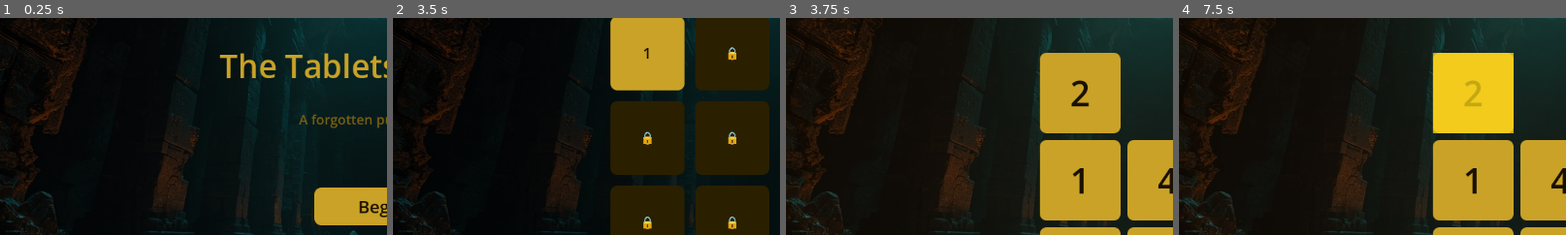
Above: before the commit, frames 1-4 (left to right).
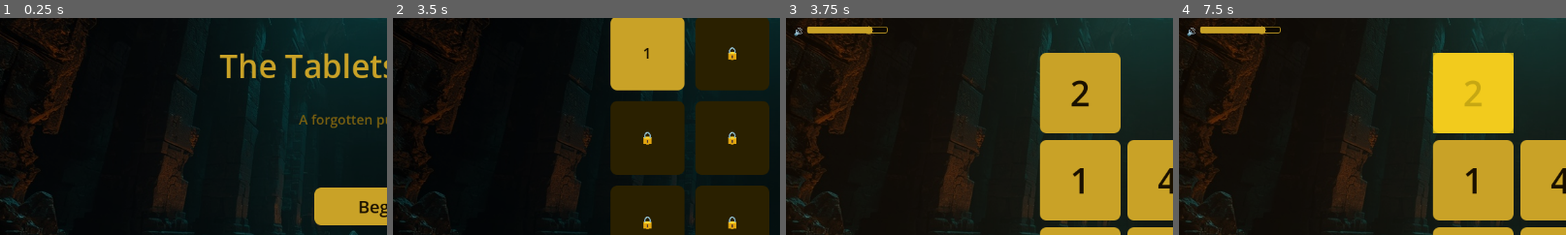
Above: after the commit, the same moments.

Repository: teologoeretico1975/LeTavoleDiAshan
Game: Godot game, scene res://scenes/ui/MainMenu.tscn
Two runs of this game, one before a commit and one after it. Both use one fixed random seed, a clock stepped at 60 frames per second and the inputs below.
Inputs (mouse positions are % of the whole screen's width and height, from its top left):
- Up to frame 1 (0.25 s): no input
- Up to frame 2 (3.5 s): click "Begin" at 0.5 s; click (50, 19) at 1.25 s; click "< Chapters" at 2 s; click (50, 19) at 2.75 s
- Up to frame 3 (3.75 s): click "1" at 3.5 s
- Up to frame 4 (7.5 s): click "< Map" at 4.25 s; click "< Chapters" at 5 s; click (50, 19) at 5.75 s; click "1" at 6.5 s; click "Hint (Free 3/3)" at 7.25 s
The pictures show only the part of the screen within x 1-51%, y 13-63%; the shares and areas given below are measured in that part.

Frames 1-2 are identical in both runs. In frame 3, 0.6% of the frame differs, in the area x 2-27%, y 3-9%; in frame 4, 0.6%.

Commit message:
Add volume slider to GameBoard HUD; share grabber texture pattern
Co-Authored-By: Claude Sonnet 4.6 <noreply@anthropic.com>

Diff:
--- a/scripts/ui/GameBoard.gd
+++ b/scripts/ui/GameBoard.gd
@@ -958,6 +958,70 @@
 	add_child(btn)
 
 	btn.pressed.connect(_on_back_pressed)
+	_setup_volume_slider()
+
+
+func _setup_volume_slider() -> void:
+	var am: Node = get_node_or_null("/root/AudioManager")
+	var init_val: float = (am.get_volume() if am != null else 0.8) * 100.0
+
+	var hbox := HBoxContainer.new()
+	hbox.add_theme_constant_override("separation", 6)
+	hbox.position = Vector2(20.0, 90.0)
+	hbox.size     = Vector2(160.0, 24.0)
+	add_child(hbox)
+
+	var icon := Label.new()
+	icon.text = "🔊"
+	icon.add_theme_font_size_override("font_size", 14)
+	icon.add_theme_color_override("font_color", COL_TILE)
+	icon.mouse_filter = Control.MOUSE_FILTER_IGNORE
+	hbox.add_child(icon)
+
+	var slider := HSlider.new()
+	slider.min_value = 0.0
+	slider.max_value = 100.0
+	slider.step      = 1.0
+	slider.value     = init_val
+	slider.custom_minimum_size = Vector2(120, 20)
+	slider.add_theme_constant_override("grabber_offset", 0)
+
+	var style_bg := StyleBoxFlat.new()
+	style_bg.bg_color = Color(0.05, 0.03, 0.0, 0.85)
+	style_bg.border_color = COL_TILE
+	style_bg.border_width_left = 1; style_bg.border_width_right  = 1
+	style_bg.border_width_top  = 1; style_bg.border_width_bottom = 1
+	style_bg.corner_radius_top_left    = 3; style_bg.corner_radius_top_right    = 3
+	style_bg.corner_radius_bottom_left = 3; style_bg.corner_radius_bottom_right = 3
+	style_bg.content_margin_left  = 2; style_bg.content_margin_right  = 2
+	style_bg.content_margin_top   = 5; style_bg.content_margin_bottom = 5
+	slider.add_theme_stylebox_override("slider", style_bg)
+
+	var style_fill := StyleBoxFlat.new()
+	style_fill.bg_color = COL_TILE
+	style_fill.corner_radius_top_left    = 3; style_fill.corner_radius_top_right    = 3
+	style_fill.corner_radius_bottom_left = 3; style_fill.corner_radius_bottom_right = 3
+	slider.add_theme_stylebox_override("grabber_area", style_fill)
+	slider.add_theme_stylebox_override("grabber_area_highlight", style_fill)
+	slider.add_theme_icon_override("grabber", _make_grabber_texture(COL_TILE))
+
+	slider.value_changed.connect(func(v: float) -> void:
+		var audio: Node = get_node_or_null("/root/AudioManager")
+		if audio != null:
+			audio.set_volume(v / 100.0)
+	)
+	hbox.add_child(slider)
+
+
+func _make_grabber_texture(p_color: Color) -> ImageTexture:
+	var sz := 14
+	var img := Image.create(sz, sz, false, Image.FORMAT_RGBA8)
+	var center := Vector2(sz / 2.0, sz / 2.0)
+	var radius  := sz / 2.0 - 1.0
+	for y in sz:
+		for x in sz:
+			img.set_pixel(x, y, p_color if Vector2(x, y).distance_to(center) <= radius else Color(0,0,0,0))
+	return ImageTexture.create_from_image(img)
 
 
 func _on_back_pressed() -> void:
--- a/scripts/ui/MainMenu.gd
+++ b/scripts/ui/MainMenu.gd
@@ -190,17 +190,13 @@
 
 # Crea una texture circolare oro per il grabber dello slider.
 func _make_grabber_texture() -> ImageTexture:
-	var size := 16
-	var img := Image.create(size, size, false, Image.FORMAT_RGBA8)
-	var center := Vector2(size / 2.0, size / 2.0)
-	var radius := size / 2.0 - 1.0
-	for y in size:
-		for x in size:
-			var d := Vector2(x, y).distance_to(center)
-			if d <= radius:
-				img.set_pixel(x, y, COL_GOLD)
-			else:
-				img.set_pixel(x, y, Color(0, 0, 0, 0))
+	var sz := 16
+	var img := Image.create(sz, sz, false, Image.FORMAT_RGBA8)
+	var center := Vector2(sz / 2.0, sz / 2.0)
+	var radius  := sz / 2.0 - 1.0
+	for y in sz:
+		for x in sz:
+			img.set_pixel(x, y, COL_GOLD if Vector2(x, y).distance_to(center) <= radius else Color(0,0,0,0))
 	return ImageTexture.create_from_image(img)
 
 
